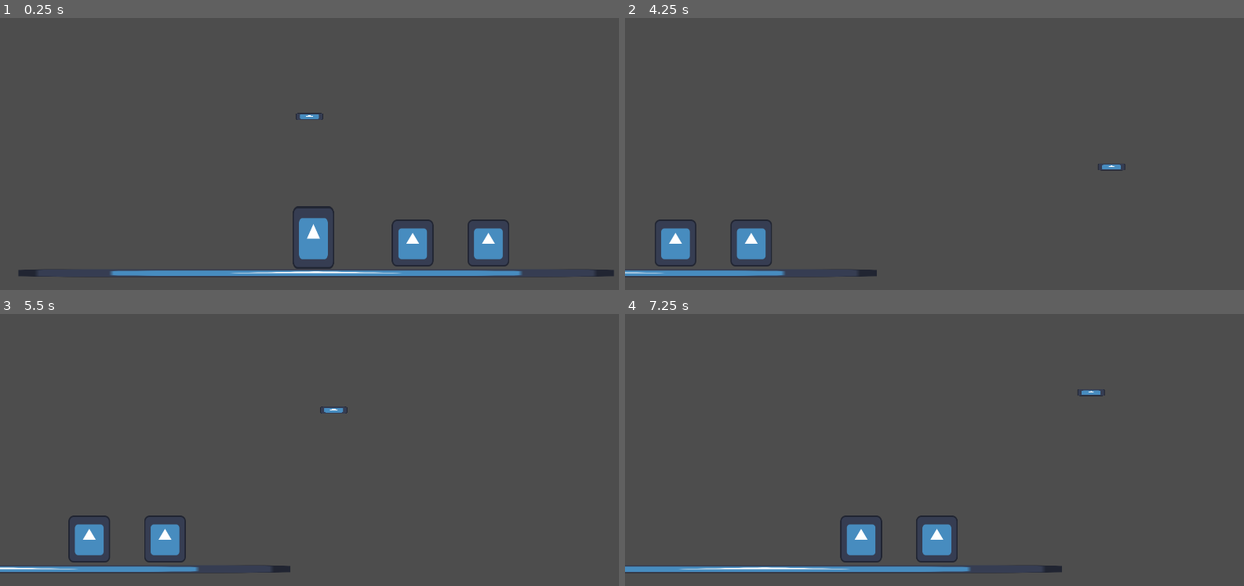
Above: before the commit, frames 1-4 (two rows, left to right).
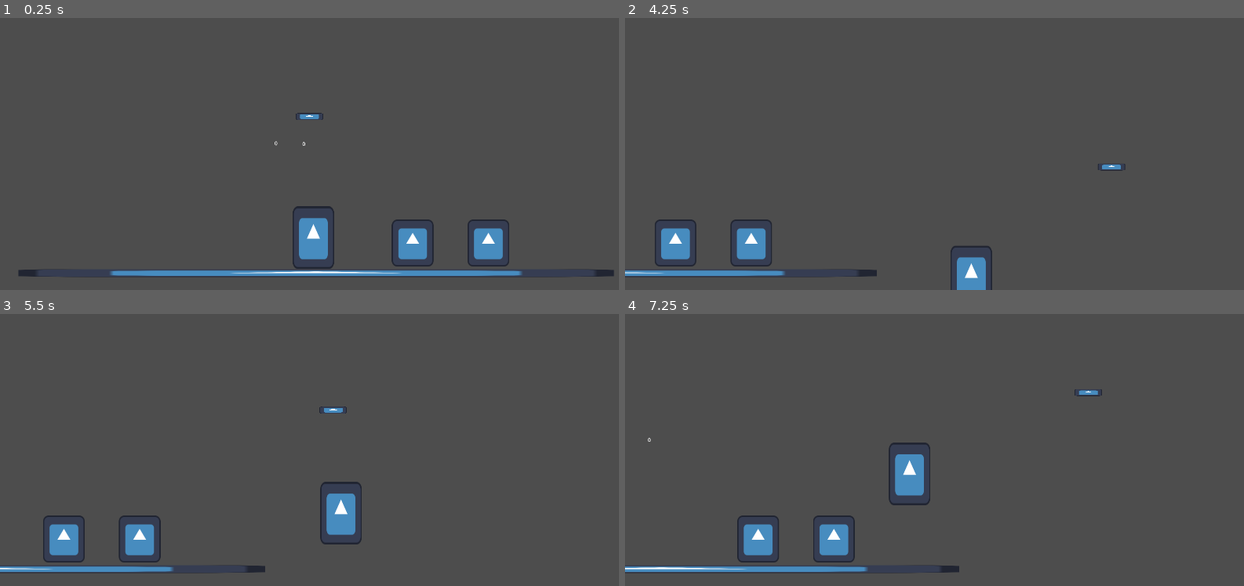
Above: after the commit, the same moments.

Repository: Aperaine/hera-kleos
Game: Godot game, scene res://entities/levels/castle/castle.tscn
Same seed, same stepped clock (60 frames per second), same inputs: the game is played once before the commit and once after it. The engine's default icon, where the game draws it, is replaced by a stand-in: a white triangle on a blue panel in a dark square.
Inputs (mouse positions are in pixels of both pictures, inside the frame that each line leads up to):
- Up to frame 1 (0.25 s): no input
- Up to frame 2 (4.25 s): move the mouse to (1076, 96) at 0.52 s; hold D (heracle-right) 0.53-2.03 s; tap W (heracle-jump) at 0.6, 0.77, 1.07, 1.52, 1.55, 1.82, 2.3, 3.02, 3.05, 3.32, 3.77, 3.8, 4.07 s; move the mouse to (810, 132) at 1.27 s; click (810, 132) at 1.35 s; move the mouse to (1002, 37) at 2.02 s; hold A (heracle-left) 2.03-2.78 s; hold Right mouse button (hera-toggle) 2.03-2.78 s; move the mouse to (909, 183) at 2.77 s; hold D (heracle-right) from 2.78 s (still down); tap Z (heracle-toggle) at 2.85 s; move the mouse to (1126, 167) at 3.52 s; tap Space (shoot) at 3.6 s
- Up to frame 3 (5.5 s): move the mouse to (123, 357) at 4.27 s; release D (heracle-right) at 4.28 s; hold A (heracle-left) 4.28-5.03 s; tap W (heracle-jump) at 4.35, 4.52, 4.82, 5.3 s; move the mouse to (346, 409) at 5.02 s; press the mouse at (346, 409) at 5.03 s; hold D (heracle-right) from 5.03 s (still down)
- Up to frame 4 (7.25 s): move the mouse to (841, 322) at 5.77 s; release D (heracle-right) at 5.78 s; release the mouse at (841, 322) at 5.78 s; hold A (heracle-left) from 5.78 s (still down); right-click (841, 322) at 5.85 s; tap W (heracle-jump) at 6.02, 6.05, 6.32, 6.77, 6.8, 7.07 s; move the mouse to (1076, 392) at 6.52 s; hold Z (heracle-toggle) from 6.53 s (still down)

The runs differ from the first frame. In frame 1, less than 0.1% of the frame differs, in the area x 44-50%, y 45-47%; in frame 2, 0.7%; in frame 3, 3.6%; in frame 4, 4.3%, in the area x 0-78%, y 27-96%.
Error in both runs: Trying to assign value of type 'Nil' to a variable of type 'int'. (res://entities/characters/hera/hera.gd:14)

Commit message:
coyote added

Diff:
--- a/entities/characters/heracle/heracle.gd
+++ b/entities/characters/heracle/heracle.gd
@@ -3,13 +3,18 @@
 @export var arrow_scene: PackedScene = preload("res://entities/scenery/arrow/arrow.tscn")
 @export var SPEED := 550.0
 
+@onready var label: Label = $"../Label"
 @onready var timer: Timer = $Timer
+@onready var coyote: Timer = $Coyote
+@onready var label_2: Label = $"../Label2"
 
 const JUMP_VELOCITY := -2000.0
 const FRICTION := 70.0
 const GRAVITY := 200.0
+const MAX_GRAVITY := 3000.0
 const JUMP_LIMIT := 1
 
+var coyote_flag := 0
 var jump_buffer := 0
 var jump_count := 0
 var last_direction = Vector2.RIGHT
@@ -34,14 +39,18 @@
 		velocity.x = move_toward(velocity.x, 0, FRICTION)
 
 func apply_gravity():
-	if not is_on_floor():
+	if not is_on_floor() and velocity.y < MAX_GRAVITY:
 		velocity.y += GRAVITY
 
 func jump():
 	if (Input.is_action_just_pressed("heracle-jump") and jump_count < JUMP_LIMIT) or (jump_buffer == 1 and is_on_floor()):
 		velocity.y = JUMP_VELOCITY
-		jump_count += 1
+		jump_count = 1
 
+	#coyote jump
+	if not is_on_floor() and jump_count == 0 and coyote_flag == 0:
+		coyote_flag = 1
+		coyote.start()
 	#jump buffering
 	if Input.is_action_just_pressed("heracle-jump") and jump_count > 0:
 		jump_buffer = 1
@@ -51,10 +60,14 @@
 		jump_buffer = 0
 
 	if is_on_floor() and velocity.y >= 0:
+		coyote_flag = 0
 		jump_count = 0
 
 func _on_timer_timeout() -> void:
 	jump_buffer = 0
+
+func _on_coyote_timeout() -> void:
+	jump_count = 1
 
 func get_shoot_direction() -> Vector2:
 	# Get input direction for shooting
@@ -74,6 +87,9 @@
 	apply_gravity()
 	jump()
 	move_and_slide()
+	#print(jump_count)
+	label.text = str(jump_count)
+	label_2.text = str(coyote_flag)
 
 	# Handle shooting
 	if Input.is_action_just_pressed("shoot") and DataManager.progress.selected_abilities[DataManager.Characters.HERACLE] == DataManager.HeracleAbility.BOW:# and DataManager.ram["hera_active"] == true:
--- a/entities/characters/heracle/heracle.tscn
+++ b/entities/characters/heracle/heracle.tscn
@@ -23,4 +23,8 @@
 [node name="Timer" type="Timer" parent="."]
 wait_time = 0.05
 
+[node name="Coyote" type="Timer" parent="."]
+wait_time = 0.075
+
 [connection signal="timeout" from="Timer" to="." method="_on_timer_timeout"]
+[connection signal="timeout" from="Coyote" to="." method="_on_coyote_timeout"]
--- a/entities/levels/castle/castle.tscn
+++ b/entities/levels/castle/castle.tscn
@@ -1,10 +1,12 @@
-[gd_scene load_steps=6 format=3 uid="uid://5gp1o4puf13w"]
+[gd_scene load_steps=7 format=3 uid="uid://5gp1o4puf13w"]
 
 [ext_resource type="PackedScene" uid="uid://keoqw036preq" path="res://entities/characters/hera/hera.tscn" id="2_fonep"]
 [ext_resource type="PackedScene" uid="uid://be83omqxhq1ex" path="res://entities/characters/heracle/heracle.tscn" id="3_pg7en"]
 [ext_resource type="PackedScene" uid="uid://5i7i8hwawflb" path="res://entities/scenery/gate/gate.tscn" id="4_i18ad"]
 [ext_resource type="PackedScene" uid="uid://bieyihosrtu7" path="res://entities/scenery/obstacle_hera/obstacle_hera.tscn" id="5_kxmie"]
 [ext_resource type="PackedScene" uid="uid://bkc8q56u2p6vh" path="res://entities/scenery/floor/floor.tscn" id="5_pc35t"]
+
+[sub_resource type="WorldBoundaryShape2D" id="WorldBoundaryShape2D_xmbnn"]
 
 [node name="Castle" type="Node2D"]
 
@@ -33,3 +35,23 @@
 
 [node name="ObstacleHera" parent="." instance=ExtResource("5_kxmie")]
 position = Vector2(-384, 944)
+
+[node name="Label" type="Label" parent="."]
+offset_left = 65.0
+offset_top = 618.0
+offset_right = 282.0
+offset_bottom = 741.0
+text = "hello"
+
+[node name="Label2" type="Label" parent="."]
+offset_left = 150.0
+offset_top = 620.0
+offset_right = 195.0
+offset_bottom = 643.0
+text = "world"
+
+[node name="StaticBody2D" type="StaticBody2D" parent="."]
+position = Vector2(216, 1136)
+
+[node name="CollisionShape2D" type="CollisionShape2D" parent="StaticBody2D"]
+shape = SubResource("WorldBoundaryShape2D_xmbnn")
